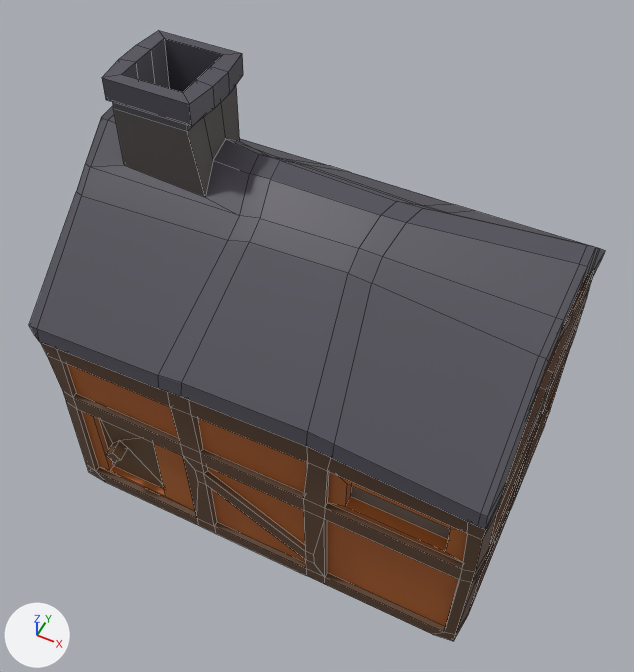
Before and after pictures for a commit that changed the FBX model SourceAssets/Houses/MainBuildings/Colonist/ColonistHouse1.fbx.
Both versions are drawn from a 50 mm camera at (1.18, -2.47, 3.88) aimed at (0.0, -0.11, 0.93). The lights are fixed; the arrows at lower left show +X, +Y and +Z. The older version comes first. Mesh edges are drawn as thin lines. Where no turn or scale is listed for an object, it has been applied to the vertices.
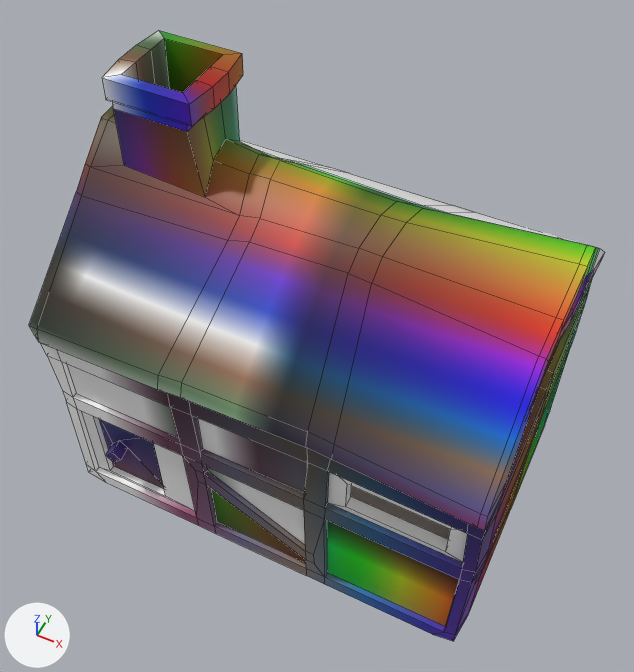
Commit message: Refactor colonist main house to new graphics

Boxes (x1, y1, x2, y2) around the edits, measured in the pictures (634 x 672 px; the box of a moved part takes in the faces that stretch with it):
'Plane', reshaped: before (29, 31, 605, 641); after (29, 31, 604, 641)
part 1 of me_plane_001, added: after (114, 86, 240, 197)
part 2 of me_plane_001, moved or reshaped: before (40, 86, 605, 540); after (41, 140, 604, 540)
part 3 of me_plane_001, surface changed: (29, 31, 604, 641) in both

Diff of the bpy script that builds the scene:
```diff
--- a/SourceAssets/Houses/MainBuildings/Colonist/ColonistHouse1.fbx.py
+++ b/SourceAssets/Houses/MainBuildings/Colonist/ColonistHouse1.fbx.py
@@ mat_textured @@
+mat_textured = principled_material('textured')
+mat_textured.texture = img_colorpalette_png
@@ mat_wood @@
+mat_wood = principled_material('Wood')
+mat_wood.texture = img_colorpalette_png
@@ me_plane_001 @@
 # used by ob_plane; location = (0.0, 0.0, 0.0)
-me_plane_001.from_pydata(...)  # 609 vertices, 616 faces; spans x -1.03..1.03, y -0.79..0.81, z 0.0..2.05
+me_plane_001.from_pydata(...)  # 693 vertices, 616 faces; spans x -1.03..1.03, y -0.8..0.81, z 0.0..2.05
+# me_plane_001 part 1: a new loose piece of 16 vertices spanning x -0.85..-0.46, y -0.19..0.18, z 1.62..1.91, in mat_material_001 (picture img_colorpalette_png)
+# me_plane_001 part 2
+# 78 faces are deleted
+# 8 vertices in x -1.03..1.03, y 0.77..0.79, z 1.13..1.15 move by (0.0, -0.01, 0.0)
+# 60 vertices are added at x -1.03..1.03, y -0.76..0.77, z 1.02..1.63
+# 8 new vertices lie (0.0, 0.0, 0.11) away from vertices in x -1.02..1.02, y -0.63..0.75, z 0.94
+# 40 new faces join them, mat_wood (picture img_colorpalette_png)
+# 30 new faces join them, mat_textured (picture img_colorpalette_png)
+# me_plane_001 part 3: 529 kept faces spanning x -1.03..1.03, y -0.8..0.81, z 0.0..2.05 get new texture (UV) coordinates
 me_plane_001.materials.append(mat_material_001)
 me_plane_001.materials.append(mat_material_002)
+me_plane_001.materials.append(mat_wood)  # picture img_colorpalette_png
+me_plane_001.materials.append(mat_textured)  # picture img_colorpalette_png
```
